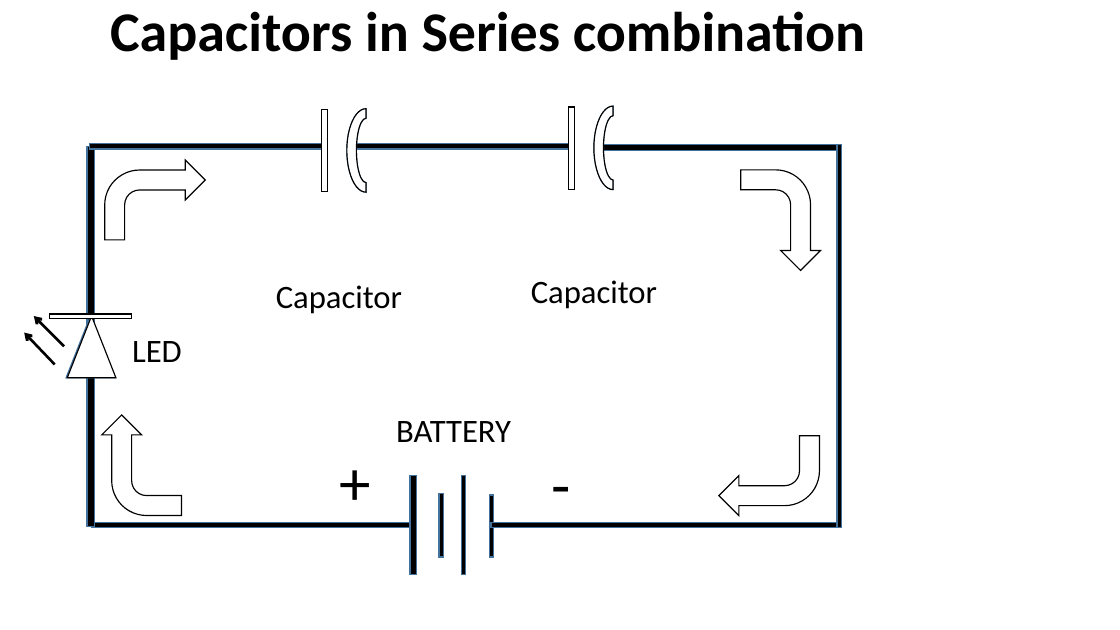
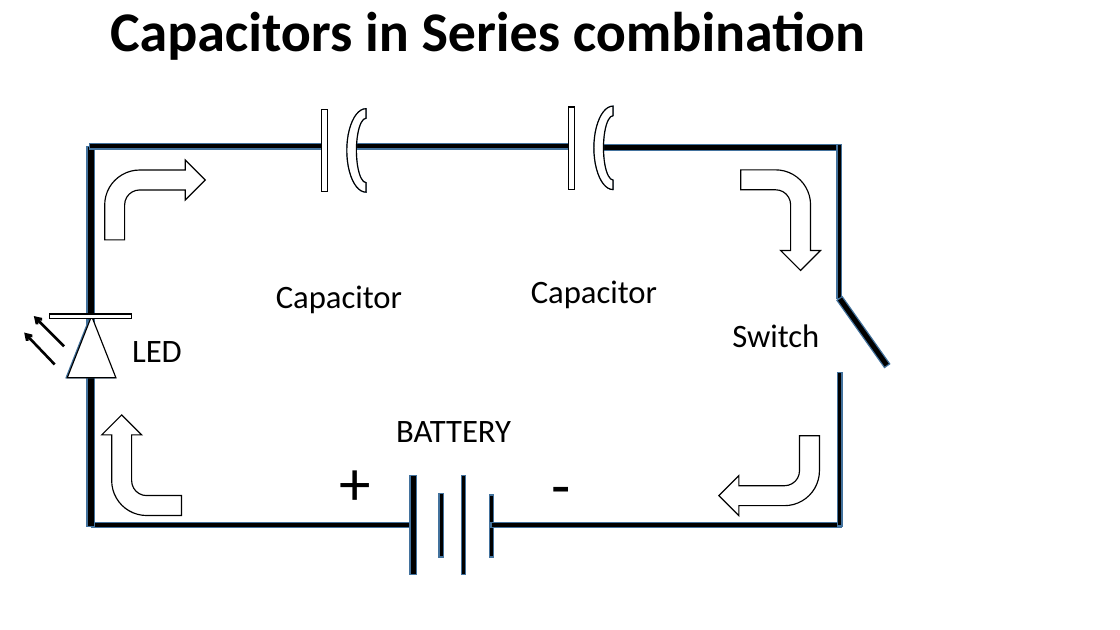
Before and after one commit to infocelab/embedded-projects, a slide deck: slide 9 of Documents/projects for schools.pptx. Drawn at 1120x630 pixels with LibreOffice and Linux fonts; fonts in the diff are those of the drawing. Boxes give left, top, right and bottom in pixels: in the first picture for what was removed or moved away, otherwise in the second. Text is boxed around its words. In the diff, an @@ line names an element or a change of style, - is before the commit and + after.

```diff
--- a/Documents/projects for schools.pptx
+++ b/Documents/projects for schools.pptx
@@ rectangle: place and size @@
-rectangle at (837, 145, 841, 528)
+rectangle at (837, 145, 841, 298)
@@ rectangle added at (837, 297, 890, 368), fill #000000, outline #43739E 1 pt @@
@@ text added at (732, 324, 819, 348), 28 pt, text #000000 @@
+Switch
@@ rectangle added at (838, 372, 842, 526), fill #000000, outline #43739E 1 pt @@
```
Also in this commit, not shown: 3 other slides changed, 1 slide added.
